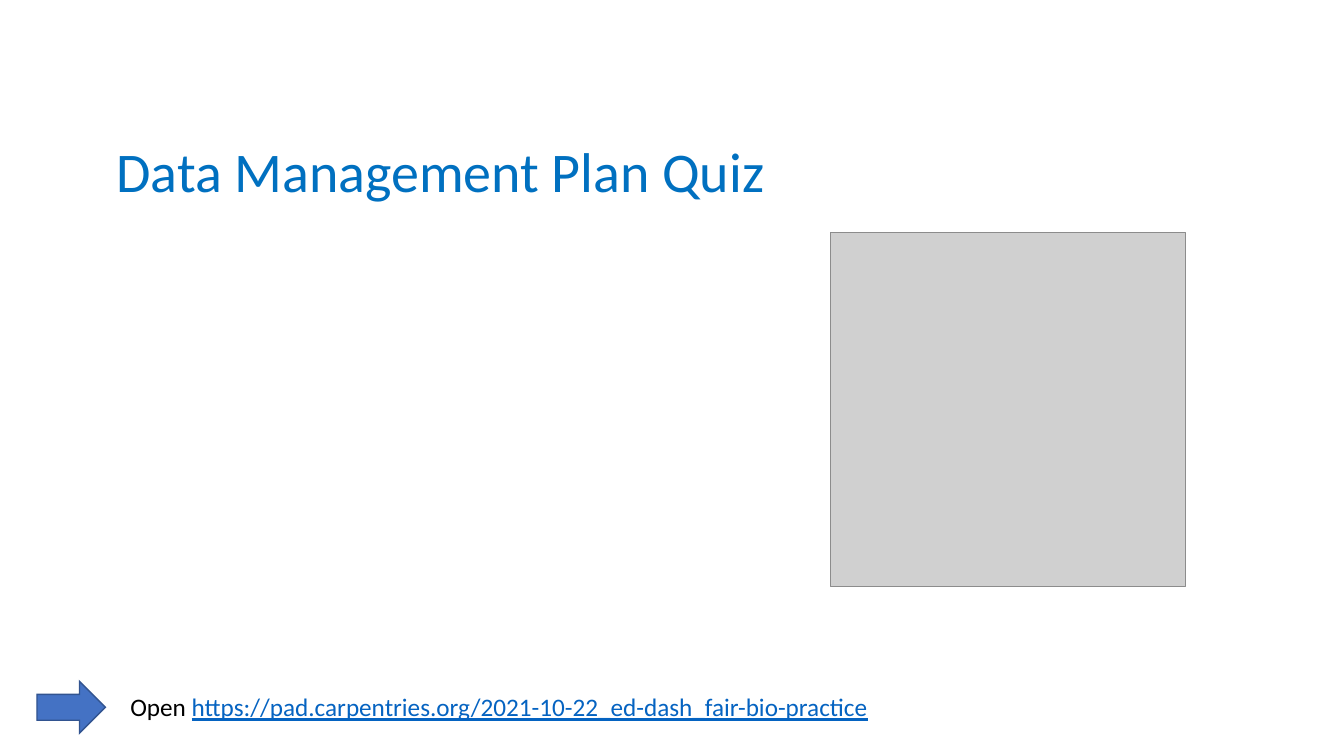
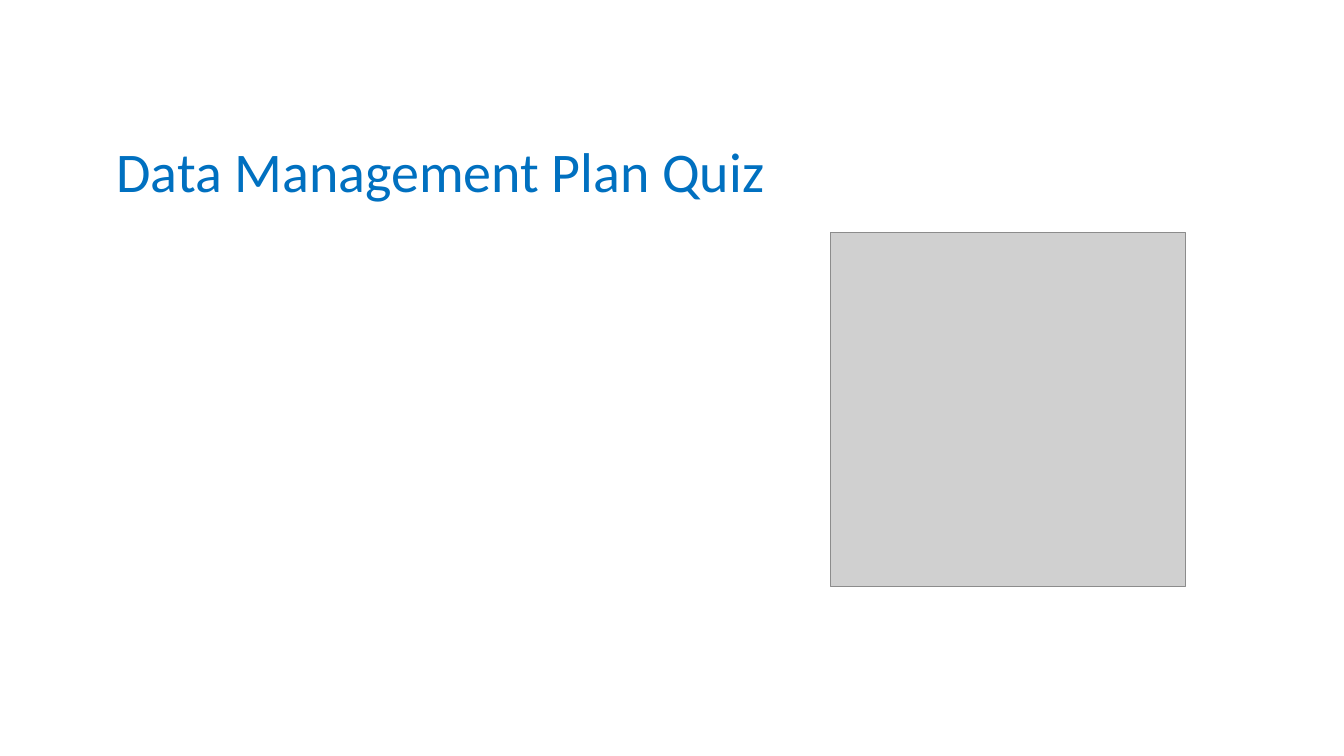
Before and after one commit to carpentries-incubator/fair-bio-practice, a slide deck: slide 12 of instructors/14-data_management_planning_v3.0.pptx (slide 19 before the commit). Drawn at 1344x756 pixels with LibreOffice and Linux fonts; fonts in the diff are those of the drawing; grey boxes stand for pictures. Boxes give left, top, right and bottom in pixels: in the first picture for what was removed or moved away, otherwise in the second. Text is boxed around its words. In the diff, an @@ line names an element or a change of style, - is before the commit and + after.

```diff
--- a/instructors/14-data_management_planning_v3.0.pptx
+++ b/instructors/14-data_management_planning_v3.0.pptx
@@ down arrow removed at bbox=[37, 682, 105, 734] @@
@@ text removed at bbox=[130, 698, 867, 721] @@
-Open https://pad.carpentries.org/2021-10-22_ed-dash_fair-bio-practice
```
Also in this commit, not shown: 2 other slides changed, 3 slides added, 10 slides removed, 3 other files.
